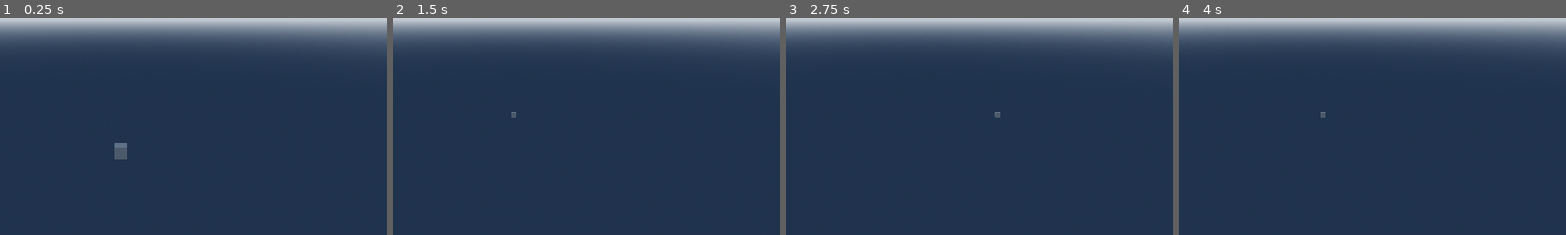
Above: before the commit, frames 1-4 (left to right).
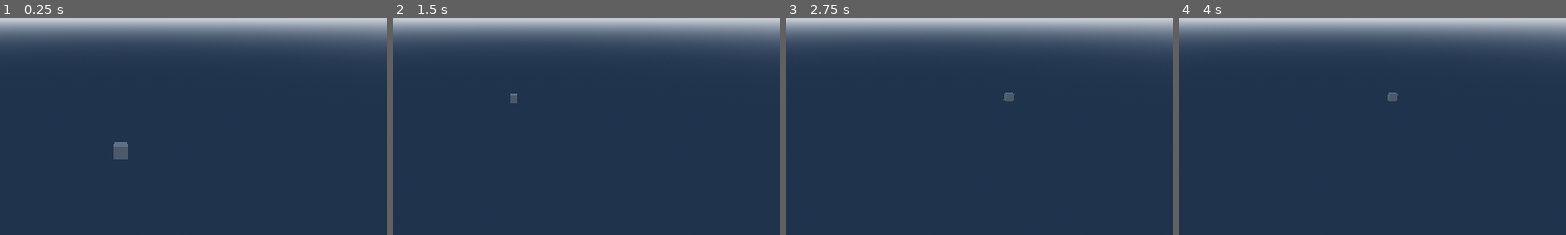
Above: after the commit, the same moments.

Repository: esterlein/waveworm-view
Game: Godot game, scene res://scenes/space.tscn
Two runs of this game, one before a commit and one after it. Both use one fixed random seed, a clock stepped at 60 frames per second and the inputs below.
Inputs (mouse positions are % of the whole screen's width and height, from its top left):
- Up to frame 1 (0.25 s): no input
- Up to frame 2 (1.5 s): tap Enter at 0.5 s; move the mouse to (72, 45) at 0.52 s; hold S (cam_backward) 0.53-1.28 s; tap Space at 1.25 s; move the mouse to (30, 55) at 1.27 s; tap W (cam_forward) at 1.35 s
- Up to frame 3 (2.75 s): tap Enter at 2 s; move the mouse to (60, 28) at 2.02 s; hold A (cam_left) from 2.03 s (still down)
- Up to frame 4 (4 s): tap Space at 2.75 s; move the mouse to (45, 70) at 2.77 s; release A (cam_left) at 2.78 s; tap Middle mouse button (cam_move) at 2.85 s; tap Enter at 3.5 s; move the mouse to (80, 65) at 3.52 s; hold D (cam_right) from 3.53 s (still down)
The pictures show only the part of the screen within x 34-84%, y 11-61%; the shares and areas given below are measured in that part.

The runs differ from the first frame. In frame 1, less than 0.1% of the frame differs, in the area x 29-34%, y 57-66%; in frame 2, 0.1%; in frame 3, 0.1%, in the area x 53-60%, y 34-46%; in frame 4, 0.1%.

Commit message:
fix zoom

Diff:
--- a/scripts/main/gimbal.gd
+++ b/scripts/main/gimbal.gd
@@ -5,9 +5,9 @@
 @onready var camera: Camera3D = $InnerGimbal/Camera
 @onready var innergimbal: Node3D = $InnerGimbal
 
-@export var max_zoom_in: float = 3.0
-@export var max_zoom_out: float = 100
-@export var zoom_speed: float = 1.0
+@export var max_zoom_in: float = 0.1
+@export var max_zoom_out: float = 10
+@export var zoom_speed: float = 0.1
 
 var zoom: float = 1.5
 
